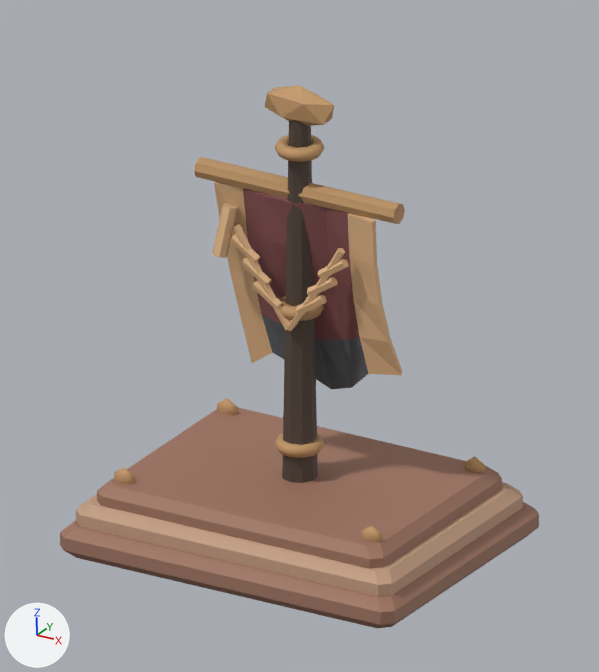
Renders of the Blender file art/blend/standard.blend from each side of a commit.
Camera for both pictures: the file's camera 'Art review camera'. Arrows for +X, +Y and +Z are at lower left; the lights stay in place. The first picture is the older version.

Script lines for the objects in view, before the commit:
```python
mat_painted_metal_edges__textile_and_clay = bpy.data.materials.new('Painted metal edges, textile and clay')
mat_painted_metal_edges__textile_and_clay.use_nodes = True; mat_painted_metal_edges__textile_and_clay.node_tree.nodes.clear()
_N = mat_painted_metal_edges__textile_and_clay.node_tree.nodes; _L = mat_painted_metal_edges__textile_and_clay.node_tree.links
n0 = _N.new('ShaderNodeBsdfPrincipled'); n0.name = 'Principled BSDF'
n0.inputs[1].default_value = 0.035  # 'Metallic'
n0.inputs[2].default_value = 0.68  # 'Roughness'
n1 = _N.new('ShaderNodeOutputMaterial'); n1.name = 'Material Output'
n2 = _N.new('ShaderNodeVertexColor'); n2.name = 'Color Attribute'
n2.layer_name = 'Pigment'
_L.new(n0.outputs[0], n1.inputs[0])  # 'BSDF' to 'Surface'
_L.new(n2.outputs[0], n0.inputs[0])  # 'Color' to 'Base Color'
me_standard_color_and_skin = bpy.data.meshes.new('standard color and skin')
me_standard_color_and_skin.from_pydata(...)  # 680 vertices, 652 faces; spans x -0.73..0.73, y -0.57..0.57, z -0.01..1.86
me_standard_color_and_skin.materials.append(mat_painted_metal_edges__textile_and_clay)
ob_standard = bpy.data.objects.new('standard', me_standard_color_and_skin)
ob_standard.location = (0.0, 0.0, 0.0)
```
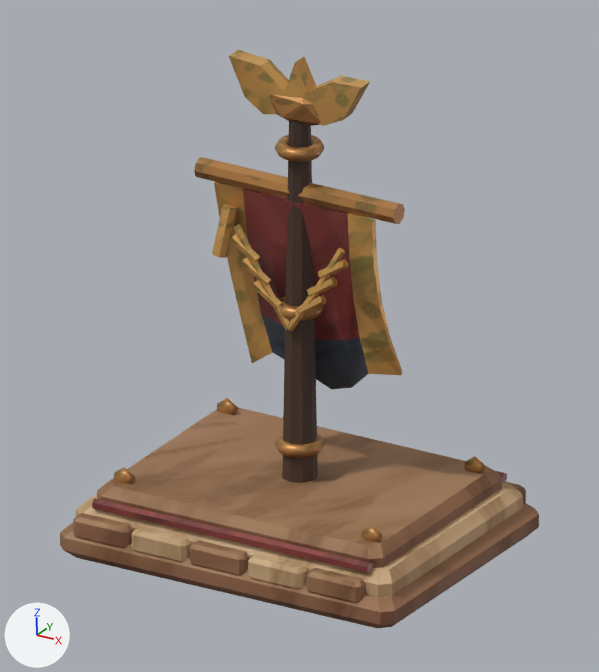
Edits to the bpy script that builds the scene:
```text
Add img_scumble__bristle_marks_and_worn_pigment:
    img_scumble__bristle_marks_and_worn_pigment = load_image('Scumble, bristle marks and worn pigment', '_unpacked/Scumble__bristle_marks_and_worn_pigment', 512, 256, 'sRGB')
Add img_packed_cloth_and_metal_finishes:
    img_packed_cloth_and_metal_finishes = load_image('Packed cloth and metal finishes', '_unpacked/Packed_cloth_and_metal_finishes', 8, 8, 'Non-Color')
Change mat_painted_metal_edges__textile_and_clay:
    remove # nodes: BsdfPrincipled, OutputMaterial, VertexColor
    nodes: BsdfPrincipled, Mix, OutputMaterial, SeparateColor, TexImage x2, UVMap x2, VertexColor
    uses the picture img_packed_cloth_and_metal_finishes
    uses the picture img_scumble__bristle_marks_and_worn_pigment
Change me_standard_color_and_skin:
    used by ob_standard; location = (0.0, 0.0, 0.0)
    remove me_standard_color_and_skin.from_pydata(...)  # 680 vertices, 652 faces; spans x -0.73..0.73, y -0.57..0.57, z -0.01..1.86
    add me_standard_color_and_skin.from_pydata(...)  # 1038 vertices, 938 faces; spans x -0.73..0.73, y -0.57..0.57, z -0.01..1.97
    me_standard_color_and_skin part 1: a new loose piece, a 6-sided cylinder along x spanning x -0.6..0.6, y -0.514..-0.476, z 0.185..0.229, in mat_painted_metal_edges__textile_and_clay
    me_standard_color_and_skin part 2: a new loose piece, a 6-sided cylinder along x spanning x -0.6..0.6, y 0.476..0.514, z 0.185..0.229, in mat_painted_metal_edges__textile_and_clay
    me_standard_color_and_skin part 3: the loose piece of 10 vertices spanning x 0.03..0.16, y -0.09..-0.06, z 0.97..1.07 is rebuilt with 10 vertices and now spans x 0.03..0.16, y -0.09..-0.06, z 0.96..1.06
    me_standard_color_and_skin part 4: the loose piece of 10 vertices spanning x 0.08..0.21, y -0.09..-0.06, z 1.05..1.15 is rebuilt with 10 vertices and now spans x 0.08..0.21, y -0.09..-0.06, z 1.05..1.15
    me_standard_color_and_skin part 5: 160 vertices added at x -0.66..0.6, y -0.57..-0.48, z 0.08..0.17
    me_standard_color_and_skin part 6: 160 vertices added at x -0.6..0.66, y 0.48..0.57, z 0.08..0.17
    me_standard_color_and_skin part 7: 8 vertices moved within x -0.01..0.25, y -0.09..-0.06, z 0.89..1.26; 27 vertices removed from x -0.13..0.24, y -0.09..-0.06, z 0.89..1.28; 17 vertices added at x -0.01..0.25, y -0.09..-0.06, z 0.91..1.27
    me_standard_color_and_skin part 8: 24 vertices added at x -0.29..0.29, y -0.03..0.03, z 1.73..1.97
    me_standard_color_and_skin part 9: 608 kept faces spanning x -0.73..0.73, y -0.57..0.57, z -0.01..1.86 get new vertex colours
```

What differs and where, as boxes (x1, y1, x2, y2) in the pictures (599 x 672 px; the box of a moved part takes in the faces that stretch with it):
'standard', surface changed, reshaped (6% taller)
    before: (60, 85, 539, 628)
    after: (60, 50, 539, 628)
part 1 of me_standard_color_and_skin, added
    after: (92, 498, 372, 573)
part 2 of me_standard_color_and_skin, added
    after: (496, 471, 507, 483)
part 3 of me_standard_color_and_skin, rebuilt
    before: (296, 295, 327, 315)
    after: (296, 295, 326, 314)
part 4 of me_standard_color_and_skin, rebuilt
    before: (307, 277, 338, 296)
    after: (307, 277, 337, 296)
part 5 of me_standard_color_and_skin, added (brown)
    after: (73, 513, 366, 603)
part 6 of me_standard_color_and_skin, added (mostly hidden)
    after: (505, 482, 526, 503)
part 7 of me_standard_color_and_skin, moved or reshaped
    before: (234, 225, 349, 331)
    after: (288, 248, 348, 331)
part 8 of me_standard_color_and_skin, added (brown)
    after: (229, 50, 370, 126)
part 9 of me_standard_color_and_skin, recoloured
    before: (60, 85, 539, 628)
    after: (60, 94, 539, 628)
